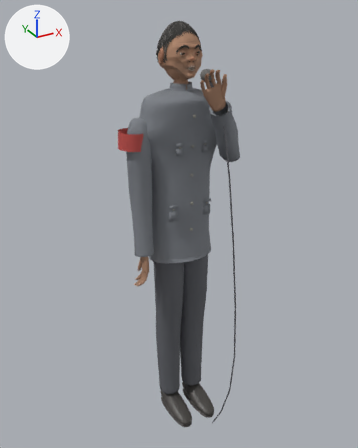
The Blender file blender/out/emcee_stage.blend as it was, and as the next commit left it.
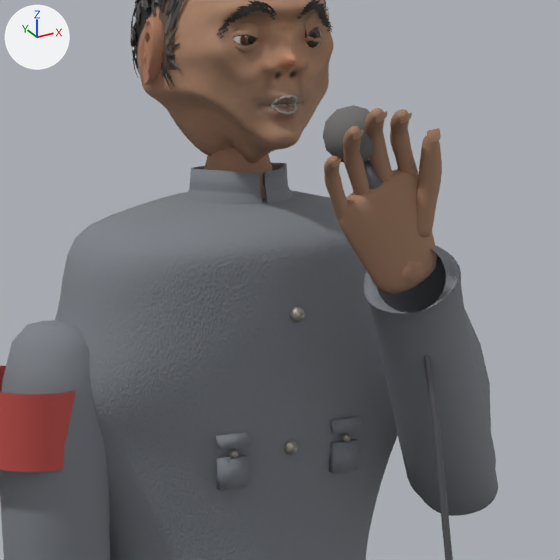
The first picture shows the older version from a 50 mm camera at (-0.915, -1.649, 1.753) aimed at (-0.028, -0.037, 0.947). The close-ups show the older and then the newer version on the part from 35% to 71% of the width and 10% to 38% of the height of that picture. Only the edits that show in the close-ups are written down. Lighting does not change. The marker at upper left points along +X, +Y and +Z.

Objects in the first close-up: 'Armband', 'Collar', 'HandR', 'Head', 'MicCable', 'MicHead', 'NailsR', 'Neck', 'Pocket', 'Pocket.001', 'SleeveL', 'SleeveR', 'Torso', 'WristR' and 14 more.
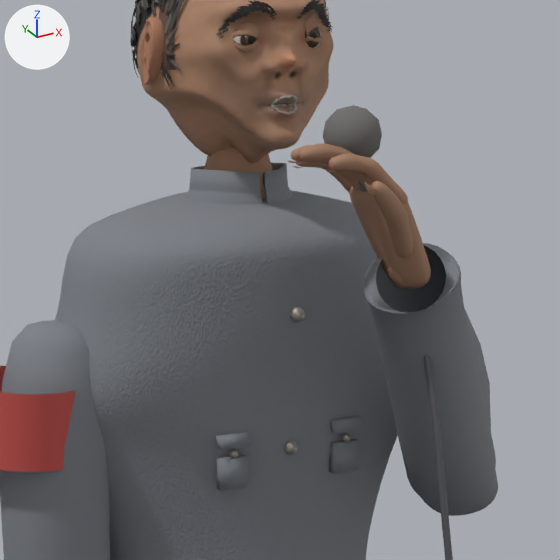
Pixel boxes (x1, y1, x2, y2) of what changed, in the close-ups (560 x 560 px; the box of a moved part takes in the faces that stretch with it):
'HandR', reshaped (18% wider, 21% shorter)
    before: (324, 108, 442, 294)
    after: (291, 143, 431, 289)
'NailsR', reshaped (16% narrower, 38% shorter)
    before: (332, 111, 441, 168)
    after: (285, 160, 376, 195)
part 1 of me_wristr, moved or reshaped
    before: (401, 260, 425, 288)
    after: (387, 266, 407, 289)
part 2 of me_handr, moved or reshaped
    before: (337, 169, 437, 294)
    after: (349, 186, 431, 289)
part 3 of me_handr, moved or reshaped
    before: (390, 109, 418, 176)
    after: (329, 153, 408, 204)
part 4 of me_handr, moved or reshaped
    before: (343, 126, 369, 195)
    after: (291, 145, 360, 190)
part 5 of me_handr, moved or reshaped
    before: (324, 156, 348, 219)
    after: (295, 161, 352, 192)
part 6 of me_handr, moved or reshaped
    before: (365, 108, 442, 237)
    after: (299, 143, 413, 258)
part 7 of me_nailsr, moved or reshaped
    before: (376, 111, 387, 123)
    after: (324, 169, 337, 172)
part 8 of me_nailsr, moved or reshaped
    before: (332, 158, 341, 168)
    after: (293, 160, 307, 163)
part 9 of me_nailsr, moved or reshaped
    before: (353, 129, 364, 140)
    after: (285, 160, 298, 163)
part 10 of me_nailsr, moved or reshaped (not visible afterwards)
    before: (427, 128, 441, 143)
part 11 of me_nailsr, moved or reshaped
    before: (401, 113, 412, 123)
    after: (365, 182, 376, 195)

The change, as a diff of the scene's bpy script:
```diff
--- a/blender/out/emcee_stage.blend.py
+++ b/blender/out/emcee_stage.blend.py
@@ me_wristr @@
 # used by ob_wristr; parent = ob_armpivotr; location = (-0.169, 0.0, -1.376)
-me_wristr.from_pydata(...)  # 24 vertices, 14 faces; spans x 0.0306..0.0818, y -0.1927..-0.157, z 1.4077..1.4603
+me_wristr.from_pydata(...)  # 24 vertices, 14 faces; spans x 0.0326..0.0799, y -0.1953..-0.1545, z 1.4088..1.4592
+# me_wristr part 1: the whole mesh is multiplied about its middle by the matrix ((0.285, 0.874, -0.392), (-0.919, 0.134, -0.37), (-0.271, 0.466, 0.842)), then moved by (-0.0006, 0.0001, -0.0003)
 me_wristr.materials.append(mat_emcee_stage_skinf)
@@ me_handr @@
 # used by ob_handr; parent = ob_armpivotr; location = (-0.169, 0.0, -1.376)
-me_handr.from_pydata(...)  # 704 vertices, 640 faces; spans x -0.029..0.087, y -0.213..-0.156, z 1.407..1.563
+me_handr.from_pydata(...)  # 704 vertices, 640 faces; spans x -0.045..0.075, y -0.226..-0.13, z 1.412..1.536
+# me_handr part 2: the loose piece of 80 vertices spanning x -0.01..0.087, y -0.189..-0.156, z 1.407..1.519 is multiplied about its middle by the matrix ((0.285, 0.874, -0.392), (-0.919, 0.134, -0.37), (-0.271, 0.466, 0.842)), then moved by (0.003, 0.003, 0.001)
+# me_handr part 3: the loose piece of 132 vertices spanning x 0.024..0.067, y -0.208..-0.166, z 1.494..1.56 is multiplied about its middle by the matrix ((0.321, 0.799, -0.494), (-0.912, 0.139, -0.367), (-0.226, 0.573, 0.779)), then moved by (-0.041, -0.014, -0.02)
+# me_handr part 4: the loose piece of 132 vertices spanning x -0.018..0.03, y -0.208..-0.16, z 1.477..1.55 is multiplied about its middle by the matrix ((0.323, 0.798, -0.493), (-0.911, 0.142, -0.367), (-0.225, 0.572, 0.778)), then moved by (-0.005, 0.025, -0.007)
+# me_handr part 5: the loose piece of 132 vertices spanning x -0.029..0.011, y -0.196..-0.159, z 1.468..1.528 is multiplied about its middle by the matrix ((0.324, 0.799, -0.492), (-0.911, 0.143, -0.368), (-0.225, 0.572, 0.78)), then moved by (0.018, 0.038, 0.004)
+# me_handr part 6: 228 of 704 vertices moved; they spanned x -0.001..0.076, y -0.213..-0.163, z 1.456..1.563 and now span x -0.045..0.052, y -0.226..-0.17, z 1.443..1.536; mean shift (-0.036, -0.003, -0.019); largest move (0.069, -0.196, 1.535) -> (-0.001, -0.226, 1.504)
 me_handr.materials.append(mat_emcee_stage_skinf)
@@ me_nailsr @@
 # used by ob_nailsr; parent = ob_armpivotr; location = (-0.169, 0.0, -1.376)
-me_nailsr.from_pydata(...)  # 80 vertices, 45 faces; spans x -0.0299..0.0664, y -0.2172..-0.1942, z 1.5192..1.5618
+me_nailsr.from_pydata(...)  # 80 vertices, 45 faces; spans x -0.0494..-0.0059, y -0.2266..-0.1323, z 1.5013..1.5247
+# me_nailsr part 7: the loose piece of 16 vertices spanning x -0.0028..0.0097, y -0.2172..-0.2103, z 1.5519..1.5618 is multiplied about its middle by the matrix ((0.324, 0.754, -0.501), (-0.879, 0.136, -0.364), (-0.215, 0.581, 0.735)), then moved by (-0.035, 0.015, -0.0382)
+# me_nailsr part 8: the loose piece of 16 vertices spanning x -0.0299..-0.0198, y -0.1997..-0.1942, z 1.5192..1.5272 is multiplied about its middle by the matrix ((0.425, 0.971, -0.643), (-1.13, 0.176, -0.48), (-0.284, 0.75, 0.945)), then moved by (-0.0203, 0.0197, 0.0003)
+# me_nailsr part 9: the loose piece of 16 vertices spanning x -0.0193..-0.0076, y -0.2117..-0.2053, z 1.5399..1.5492 is multiplied about its middle by the matrix ((0.335, 0.785, -0.522), (-0.917, 0.145, -0.37), (-0.215, 0.603, 0.768)), then moved by (-0.0269, 0.052, -0.0238)
+# me_nailsr part 10: the loose piece of 16 vertices spanning x 0.0539..0.0664, y -0.2022..-0.1992, z 1.5331..1.5442 is multiplied about its middle by the matrix ((0.113, 0.121, -0.71), (-0.708, 0.148, -0.088), (0.13, 0.703, 0.141)), then moved by (-0.0845, 0.064, -0.0255)
+# me_nailsr part 11: the loose piece of 16 vertices spanning x 0.0228..0.0348, y -0.2119..-0.2053, z 1.5494..1.5589 is multiplied about its middle by the matrix ((0.132, 1.1, 0.31), (-0.913, 0.289, -0.637), (-0.687, -0.173, 0.906)), then moved by (-0.0375, -0.0115, -0.0477)
 me_nailsr.materials.append(mat_emcee_stage_nail)
```
